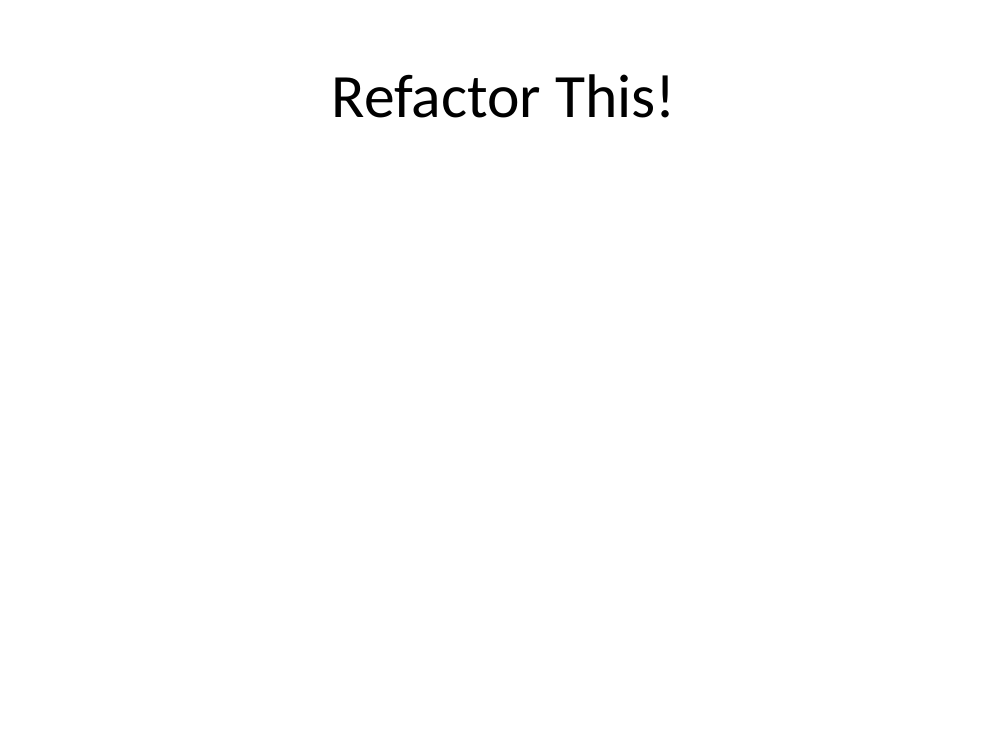
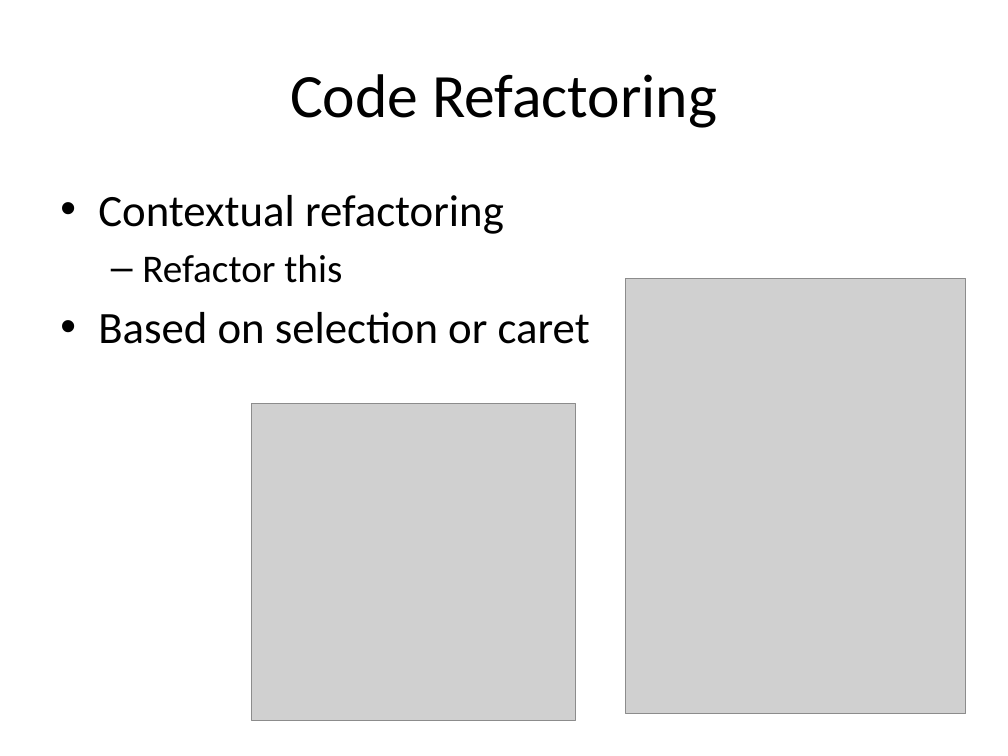
Before and after one commit to rasmuskl/ReSharperCourse, a slide deck: slide 14 of Presentations/2 - Exercises - ReSharper Course.pptx (slide 15 before the commit). Drawn at 1008x756 pixels with LibreOffice and Linux fonts; fonts in the diff are those of the drawing; grey boxes stand for pictures. Boxes give left, top, right and bottom in pixels: in the first picture for what was removed or moved away, otherwise in the second. Text is boxed around its words. In the diff, an @@ line names an element or a change of style, - is before the commit and + after.

```diff
--- a/Presentations/2 - Exercises - ReSharper Course.pptx
+++ b/Presentations/2 - Exercises - ReSharper Course.pptx
@@ title at (x1=290, y1=74, x2=717, y2=128): text changed @@
-Refactor This!
+Code Refactoring
@@ text added at (x1=98, y1=195, x2=590, y2=344), 32 pt, text #000000 @@
+• Contextual refactoring
+  – Refactor this
+• Based on selection or caret
@@ picture added at (x1=626, y1=278, x2=967, y2=714) @@
@@ picture added at (x1=252, y1=403, x2=576, y2=721) @@
```
Also in this commit, not shown: 6 other slides changed, 8 slides added, 5 other files.
